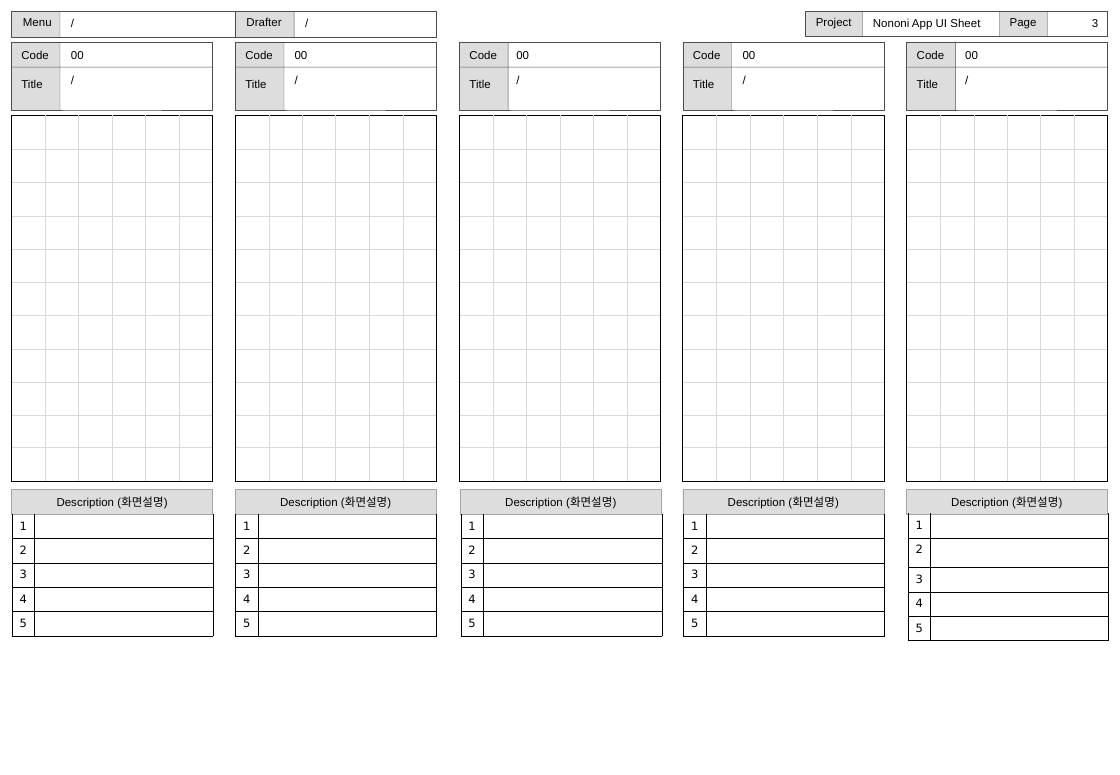
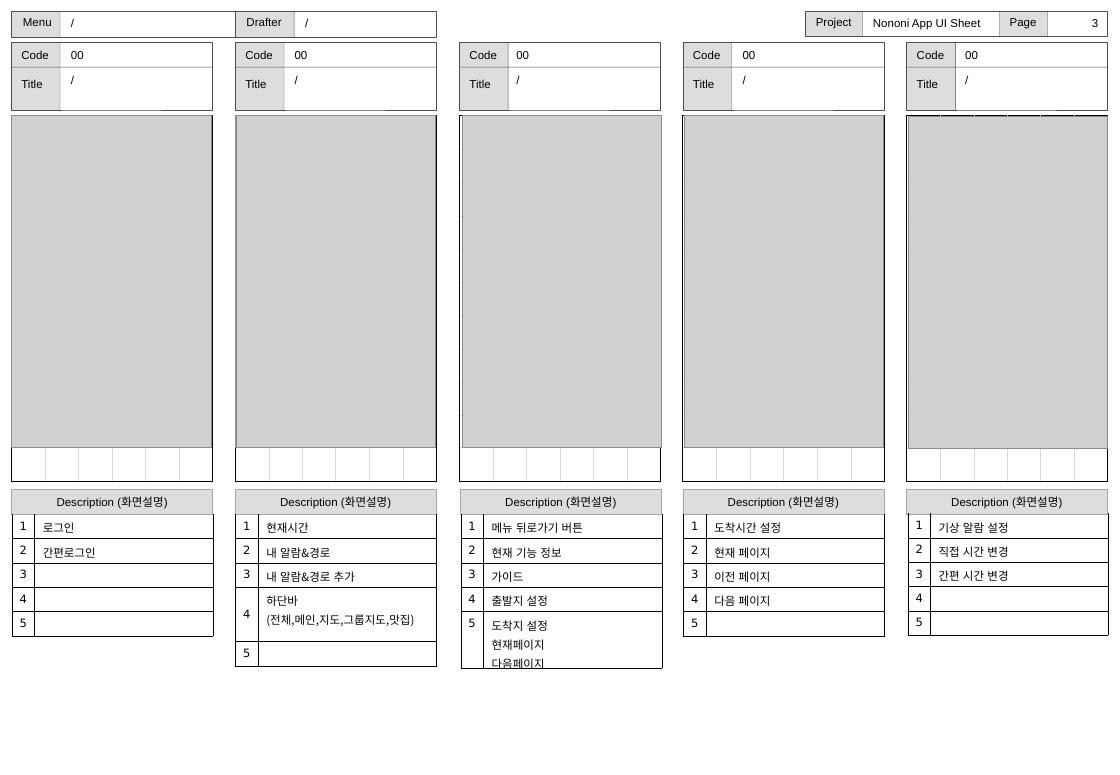
Before and after one commit to kayheypark/practice, a slide deck: slide 3 of 국비/TeamProject/와이어프레임/앱UI스토리보드.pptx. Drawn at 1120x775 pixels with LibreOffice and Linux fonts; fonts in the diff are those of the drawing; grey boxes stand for pictures. Boxes give left, top, right and bottom in pixels: in the first picture for what was removed or moved away, otherwise in the second. Text is boxed around its words. In the diff, an @@ line names an element or a change of style, - is before the commit and + after.

```diff
--- a/국비/TeamProject/와이어프레임/앱UI스토리보드.pptx
+++ b/국비/TeamProject/와이어프레임/앱UI스토리보드.pptx
@@ picture added at box(11, 116, 211, 449) @@
@@ picture added at box(236, 116, 435, 449) @@
@@ picture added at box(462, 116, 662, 449) @@
@@ picture added at box(685, 116, 884, 449) @@
@@ picture added at box(909, 117, 1109, 450) @@
@@ table at box(11, 514, 212, 636) @@
-row 1, column 2: 
+row 1, column 2: 로그인
-row 2, column 2: 
+row 2, column 2: 간편로그인
@@ table at box(236, 514, 436, 661) @@
-row 1, column 2: 
+row 1, column 2: 현재시간
-row 2, column 2: 
+row 2, column 2: 내 알람&경로
-row 3, column 2: 
+row 3, column 2: 내 알람&경로 추가
-row 4, column 2: 
+row 4, column 2: 하단바 / (전체,메인,지도,그룹지도,맛집)
@@ table at box(461, 514, 662, 673) @@
-row 1, column 2: 
+row 1, column 2: 메뉴 뒤로가기 버튼
-row 2, column 2: 
+row 2, column 2: 현재 기능 정보
-row 3, column 2: 
+row 3, column 2: 가이드
-row 4, column 2: 
+row 4, column 2: 출발지 설정
-row 5, column 2: 
+row 5, column 2: 도착지 설정 / 현재페이지 / 다음페이지
@@ table at box(684, 514, 884, 636) @@
-row 1, column 2: 
+row 1, column 2: 도착시간 설정
-row 2, column 2: 
+row 2, column 2: 현재 페이지
-row 3, column 2: 
+row 3, column 2: 이전 페이지
-row 4, column 2: 
+row 4, column 2: 다음 페이지
@@ table at box(908, 514, 1109, 636) @@
-row 1, column 2: 
+row 1, column 2: 기상 알람 설정
-row 2, column 2: 
+row 2, column 2: 직접 시간 변경
-row 3, column 2: 
+row 3, column 2: 간편 시간 변경
```
Also in this commit, not shown: 4 other slides changed, 1 slide added.
